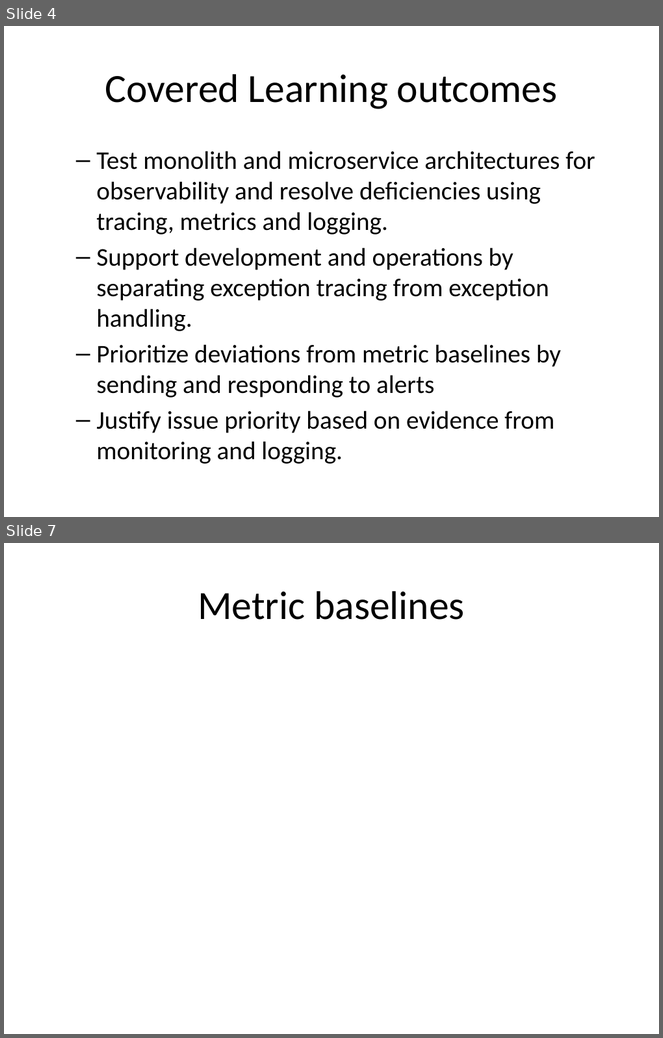
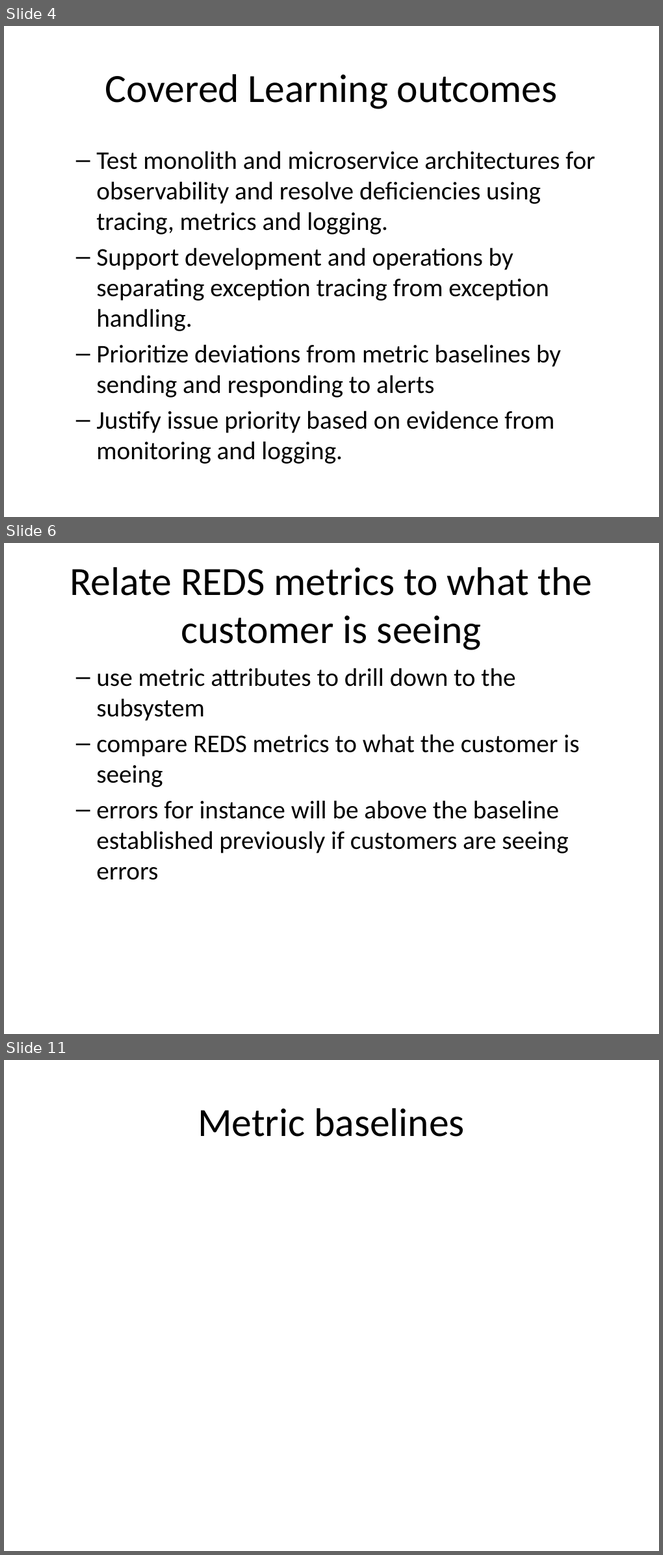
Before and after one commit to rhildred/INFO8985, a slide deck: monolith_analysis/slides.pptx. Shown one above the other, each under a label of ours: slides 4 and 7 before the commit, slides 4, 6 and 11 after it; the slides between them are not shown. The pictures are 663x1038 and 663x1555 pixels, drawn with LibreOffice and Linux fonts; fonts in the diff are those of the drawing. Boxes give left, top, right and bottom in pixels: in the first picture for what was removed or moved away, otherwise in the second. Text is boxed around its words. In the diff, an @@ line names an element or a change of style, - is before the commit and + after.

```diff
--- a/monolith_analysis/slides.pptx
+++ b/monolith_analysis/slides.pptx
@@ slide 6 added at [4,543,659,1034], background #FFFFFF @@
@@ title added at [70,567,593,650], 44 pt, text #000000 @@
+Relate REDS metrics to what the customer is seeing
@@ text added at [96,668,579,880], 28 pt, text #000000 @@
+  – use metric attributes to drill down to the subsystem
+  – compare REDS metrics to what the customer is seeing
+  – errors for instance will be above the baseline established previously if customers are seeing errors
@@ what was slide 7 is now slide 11 @@
```
Also in this commit, not shown: 3 slides changed, 4 other slides added, 1 slide removed, 16 other files.
